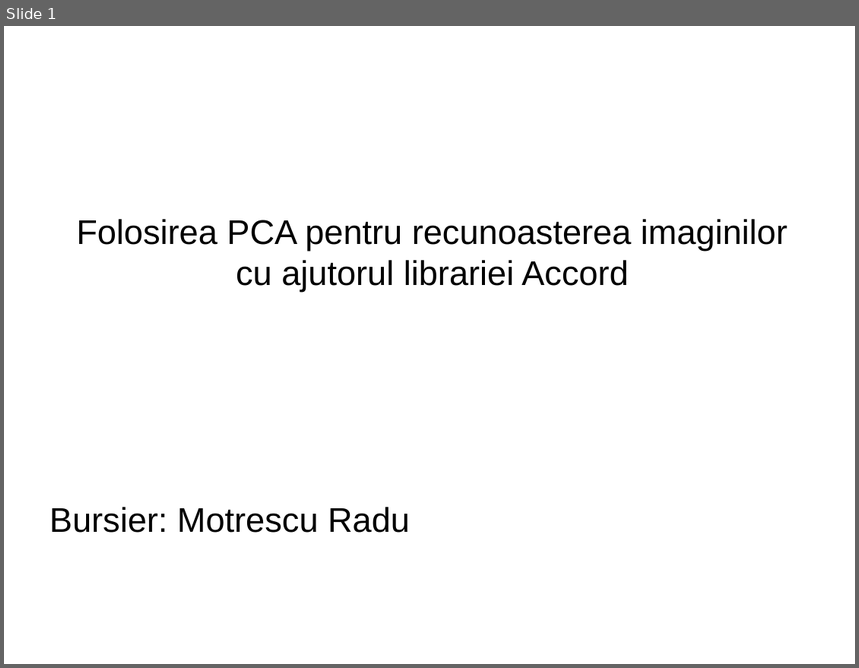
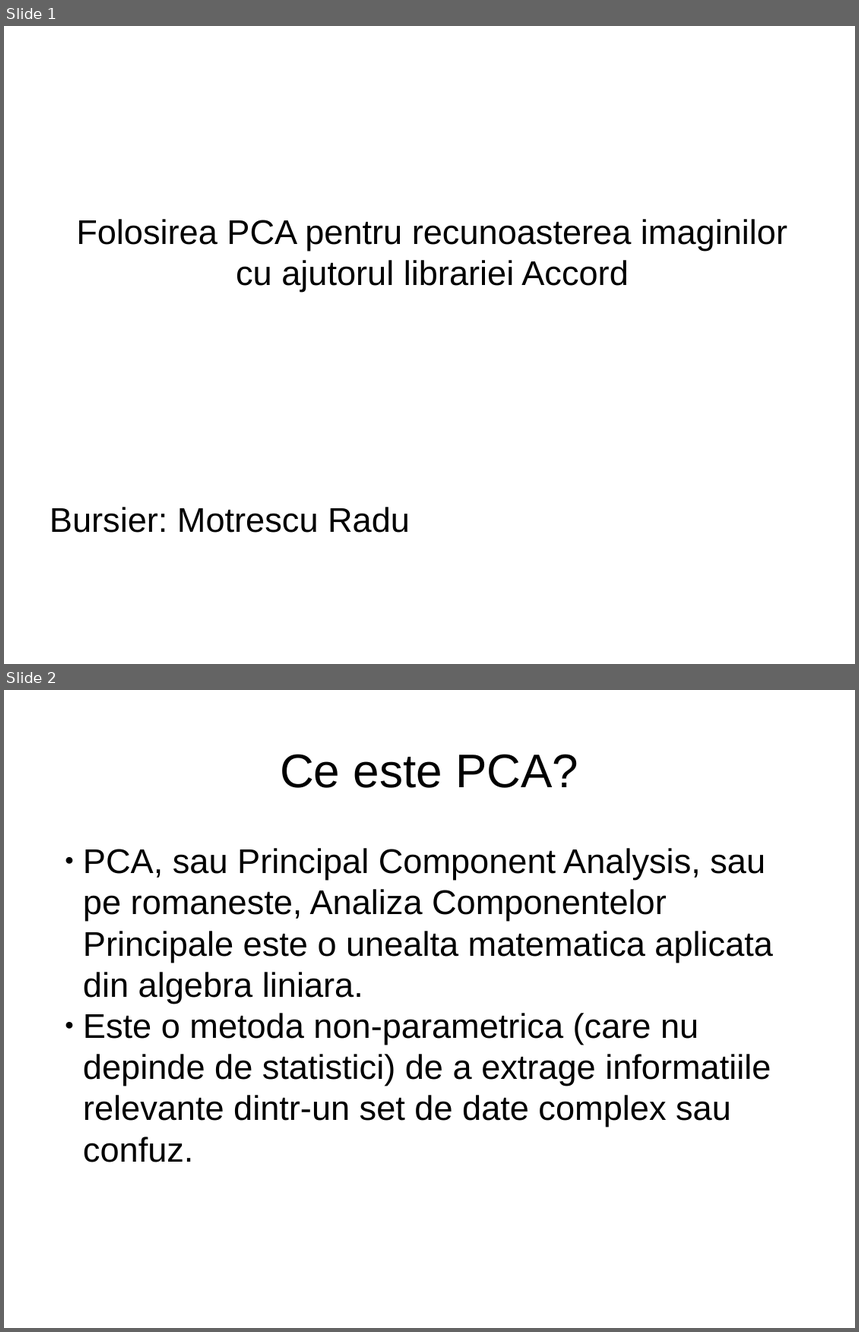
Before and after one commit to radumotrescu/SiemensDiscoverIT, a slide deck: PCA Presentation.odp. Shown one above the other, each under a label of ours: slide 1 before the commit, slides 1 and 2 after it. The pictures are 859x668 and 859x1332 pixels, drawn with LibreOffice and Linux fonts; fonts in the diff are those of the drawing. Boxes give left, top, right and bottom in pixels: in the first picture for what was removed or moved away, otherwise in the second. Text is boxed around its words. In the diff, an @@ line names an element or a change of style, - is before the commit and + after.

```diff
--- a/PCA Presentation.odp
+++ b/PCA Presentation.odp
@@ slide 2 added at (x1=4, y1=690, x2=855, y2=1328), background #FFFFFF @@
@@ title added at (x1=280, y1=754, x2=579, y2=788), 44 pt, text #000000 @@
+Ce este PCA?
@@ subtitle added at (x1=83, y1=848, x2=773, y2=1163), 32 pt, text #000000 @@
+  ● PCA, sau Principal Component Analysis, sau pe romaneste, Analiza Componentelor Principale este o unealta matematica aplicata din algebra liniara.
+  ● Este o metoda non-parametrica (care nu depinde de statistici) de a extrage informatiile relevante dintr-un set de date complex sau confuz.
```
Also in this commit, not shown: 19 other slides added, 1 slide removed, 4 other files.
